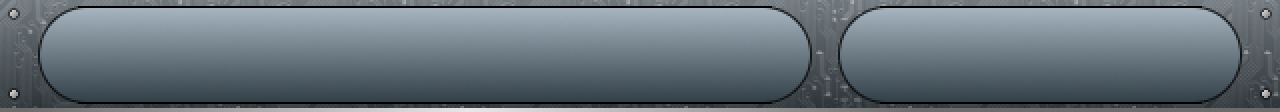
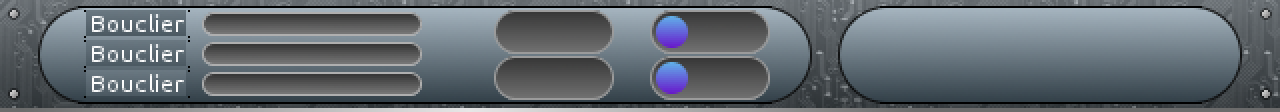
Comparing the layer stacks of the two 1280px x 112px images. Changes:
added layer "label" above "bonus-2.png" over [84, 10, 190, 98]
added layer "bonus-2.png" above "bonus-1.png" over [656, 62, 688, 94]
added layer "bonus-1.png" above "bonus-box-borders" over [656, 16, 688, 48]
added layer "bonus-box-borders" above "bonus-box-bg" over [494, 10, 770, 100]
added layer "bonus-box-bg" above "pbars-borders" over [496, 10, 768, 100]
added layer "pbars-borders" above "pbars-gradient" over [202, 12, 422, 96]
added layer "pbars-gradient" above "pbars-bg" over [202, 12, 422, 96]
added layer "pbars-bg" above "boulons" over [204, 14, 422, 94]
removed layer "arrondi" over [38, 6, 1242, 104]
renamed "frames" to "containers", painted on it over [38, 6, 1242, 104]
"shadow": opacity 50% → 40% over [0, 0, 1280, 108]
